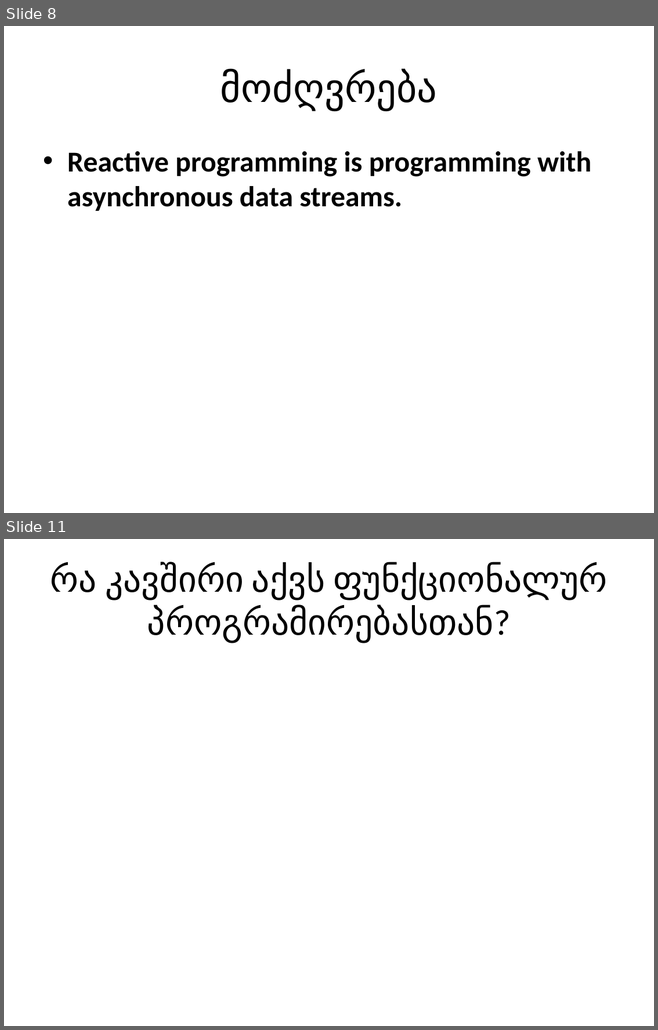
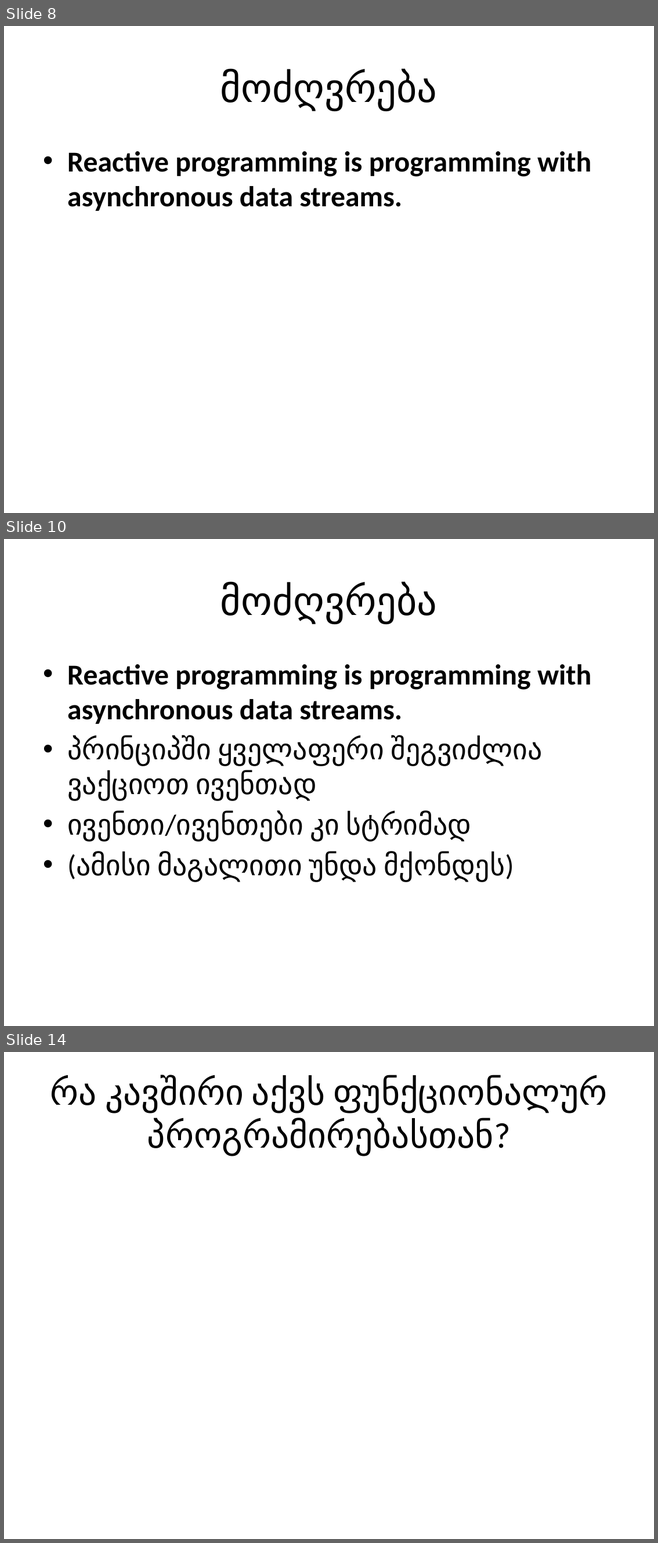
Before and after one commit to AleksandreSukh/RxSeminar, a slide deck: Rx.pptx. Shown one above the other, each under a label of ours: slides 8 and 11 before the commit, slides 8, 10 and 14 after it; the slides between them are not shown. The pictures are 658x1030 and 658x1543 pixels, drawn with LibreOffice and Linux fonts; fonts in the diff are those of the drawing. Boxes give left, top, right and bottom in pixels: in the first picture for what was removed or moved away, otherwise in the second. Text is boxed around its words. In the diff, an @@ line names an element or a change of style, - is before the commit and + after.

```diff
--- a/Rx.pptx
+++ b/Rx.pptx
@@ slide 10 added at (4, 539, 654, 1026), background #FFFFFF @@
@@ title added at (220, 583, 437, 623), 44 pt, text #000000 @@
+მოძღვრება
@@ text added at (67, 664, 591, 882), 32 pt, text #000000 @@
+• Reactive programming is programming with asynchronous data streams.
+• პრინციპში ყველაფერი შეგვიძლია ვაქციოთ ივენთად
+• ივენთი/ივენთები კი სტრიმად
+• (ამისი მაგალითი უნდა მქონდეს)
@@ what was slide 11 is now slide 14 @@
```
Also in this commit, not shown: 4 slides changed, 4 other slides added, 2 slides removed, 1 other file.
